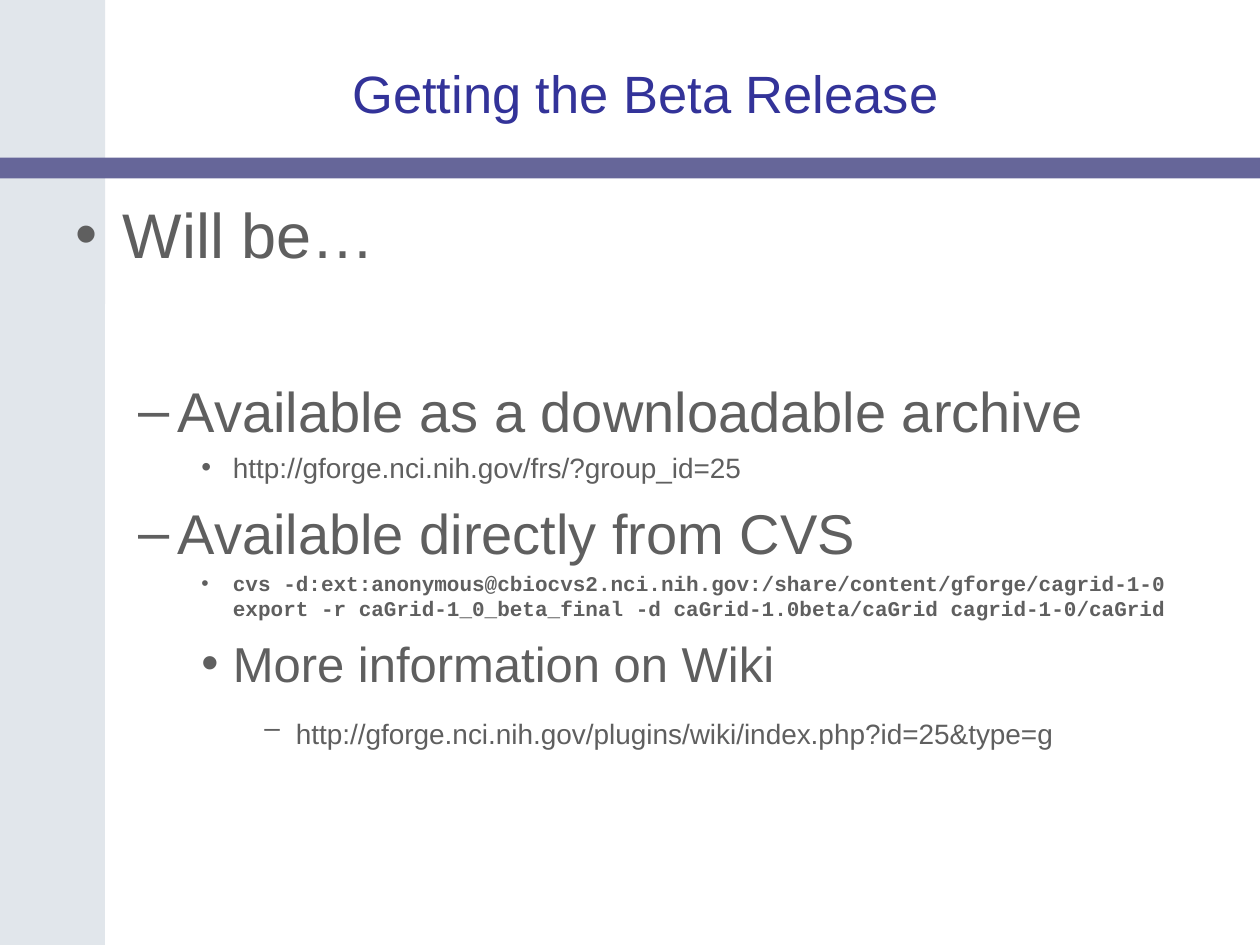
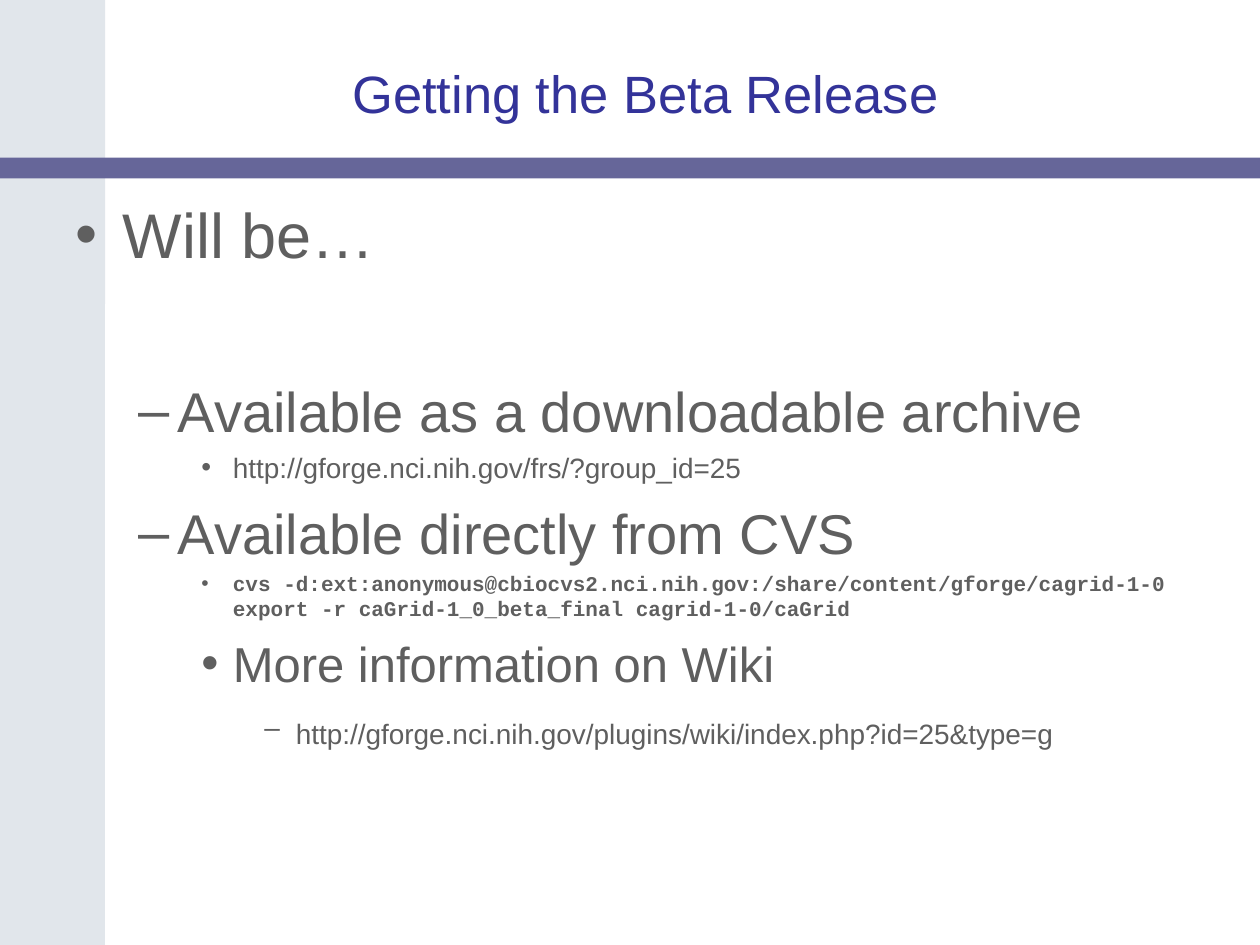
Before and after one commit to NCIP/cagrid-portal, a slide deck: slide 25 of cagrid-1-0/Documentation/presentations/200607_VCDE_ARCH/caGrid-1.0_Beta_Release.ppt. Drawn at 1260x945 pixels with LibreOffice and Linux fonts; fonts in the diff are those of the drawing; background and template pictures are left out. Boxes give left, top, right and bottom in pixels: in the first picture for what was removed or moved away, otherwise in the second. Text is boxed around its words. In the diff, an @@ line names an element or a change of style, - is before the commit and + after.

```diff
--- a/cagrid-1-0/Documentation/presentations/200607_VCDE_ARCH/caGrid-1.0_Beta_Release.ppt
+++ b/cagrid-1-0/Documentation/presentations/200607_VCDE_ARCH/caGrid-1.0_Beta_Release.ppt
@@ text at box(233, 576, 1164, 621): text changed @@
-    • cvs -d:ext:anonymous@cbiocvs2.nci.nih.gov:/share/content/gforge/cagrid-1-0 export -r caGrid-1_0_beta_final -d caGrid-1.0beta/caGrid cagrid-1-0/caGrid
+    • cvs -d:ext:anonymous@cbiocvs2.nci.nih.gov:/share/content/gforge/cagrid-1-0 export -r caGrid-1_0_beta_final cagrid-1-0/caGrid
```
Also in this commit, not shown: 1 other slide changed.
